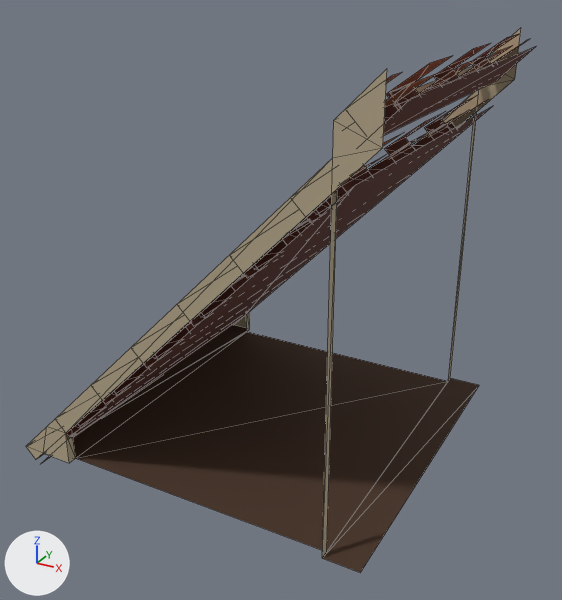
An edit to the glTF model houses/roof-high-tile.glb, drawn before and after from the same camera.
One viewpoint serves both versions: a camera (50 mm lens) standing at (1.02, -1.831, 1.318) and looking at (0.034, -0.038, 0.421). Every picture has the same lights, and +X, +Y and +Z are marked at lower left. The first picture is the older version. Mesh edges are drawn as thin lines. Vertices at exactly the same position are counted once.

Names of what the first picture shows: 'roof-high-tile'.
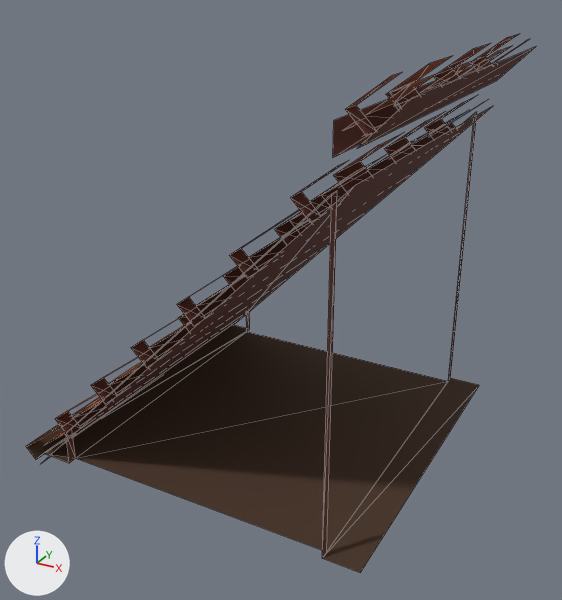
The change in detail:
me_roof_high_tile is used by ob_roof_high_tile; location (0.0, 0.0, 0.0).
me_roof_high_tile had 475 vertices, 392 faces and spanned x -0.571..0.548, y -0.5..0.5, z -0.048..1.141.
me_roof_high_tile now has 469 vertices, 374 faces and spans x -0.571..0.548, y -0.5..0.5, z -0.048..1.13.
Part 1, on me_roof_high_tile:
3 vertices are removed from x -0.471..0.5, y -0.5, z 0.1..1.141.
9 faces are deleted.
Part 2, on me_roof_high_tile:
3 vertices are removed from x -0.471..0.5, y 0.5, z 0.1..1.141.
9 faces are deleted.
me_roof_high_tile part 3: 10 kept faces spanning x -0.4..0.4, y -0.5..0.5, z 0.0..1.041 get new vertex colours; the middle colour goes from beige #b6a78b to brown #5a2616.

Pixel boxes [x1, y1, x2, y2] of what changed, in the pictures (562 x 600 px):
'roof-high-tile', reshaped
    before: [26, 28, 535, 573]
    after: [26, 34, 535, 573]
part 1 of me_roof_high_tile, deleted
    before: [26, 69, 387, 463]
part 2 of me_roof_high_tile, deleted
    before: [234, 28, 521, 328]
part 3 of me_roof_high_tile, recoloured
    both: [66, 66, 477, 558]
